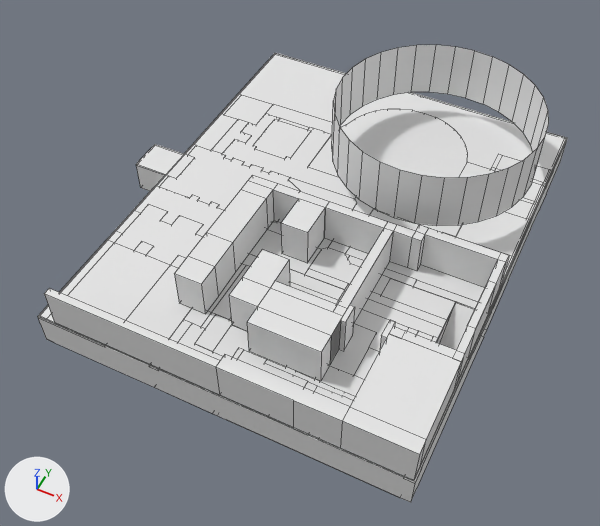
The Blender file Assets/Scenes/Desert/RevampedMap/BlenderPyramid.blend, before and after one commit.
The view is the same before and after, from a 50 mm lens placed at (173.1, -117.3, 136.0), pointed at (118.6, -8.3, -0.3). Lighting does not change. The marker at lower left points along +X, +Y and +Z. Mesh edges are drawn as thin lines. Materials are left out; every surface is plain grey.

The scene before the commit, as lines of its bpy script (objects in view):
```python
me_circle_003 = bpy.data.meshes.new('Circle.003')
me_circle_003.from_pydata(...)  # 1682 vertices, 960 faces, 9 loose edges; spans x 74.0..161.1, y -50.0..50.0, z -12.3..7.5
# faces by material slot: [883, 77]
me_circle_003.materials.append(mat_sandbricks)
me_circle_003.materials.append(None)
me_cube_002 = bpy.data.meshes.new('Cube.002')
me_cube_002.from_pydata(...)  # 259 vertices, 200 faces; spans x -1.0..6.7, y -41.0..58.8, z -3.7..56.0
me_cube_002.materials.append(mat_material)
ob_bottom_floor = bpy.data.objects.new('Bottom Floor', me_circle_003)
ob_bottom_floor.location = (0.0, 0.0, 0.0)
ob_firstfloor = bpy.data.objects.new('FirstFloor', me_cube_002)
ob_firstfloor.location = (92.5, -8.9, 8.3)
ob_firstfloor.scale = (10.3, 1.0, 0.313)
```
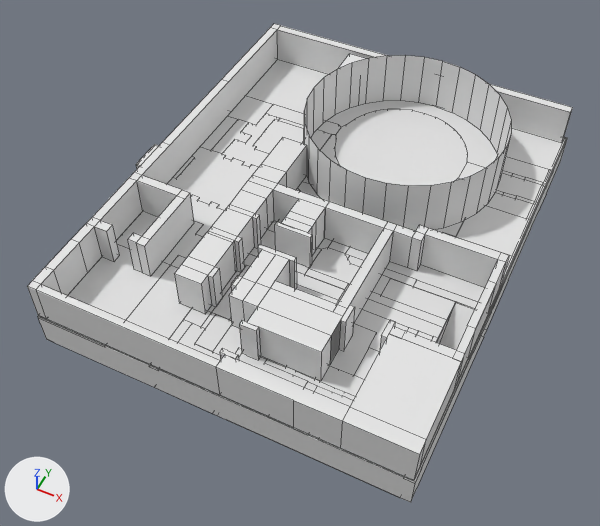
Where the newer file only moved an object's origin or applied its transform, the numbers keep the older frame.

Diff of the bpy script that builds the scene:
```diff
--- a/Assets/Scenes/Desert/RevampedMap/BlenderPyramid.blend.py
+++ b/Assets/Scenes/Desert/RevampedMap/BlenderPyramid.blend.py
@@ me_cube_002 @@
 # used by ob_firstfloor; location = (92.5, -8.9, 8.3); scale = (10.3, 1.0, 0.313)
-me_cube_002.from_pydata(...)  # 259 vertices, 200 faces; spans x -1.0..6.7, y -41.0..58.8, z -3.7..56.0
+me_cube_002.from_pydata(...)  # 454 vertices, 363 faces, 1 loose edge; spans x -1.0..6.7, y -41.0..58.8, z -3.7..40.1
+# me_cube_002 part 1: 68 vertices moved from x -0.6..6.4, y -41.0..56.1, z -2.7..56.0 to x -0.8..5.8, y -41.0..56.1, z -2.7..40.1; 195 vertices added at x -1.0..6.6, y -41.0..58.5, z -2.7..26.0
```

Pixel boxes [x1, y1, x2, y2] of what changed, in the pictures (600 x 526 px):
'FirstFloor', reshaped
    before: [39, 45, 566, 481]
    after: [27, 24, 573, 481]
part 1 of me_cube_002, built on
    before: [44, 45, 549, 396]
    after: [27, 24, 573, 421]
